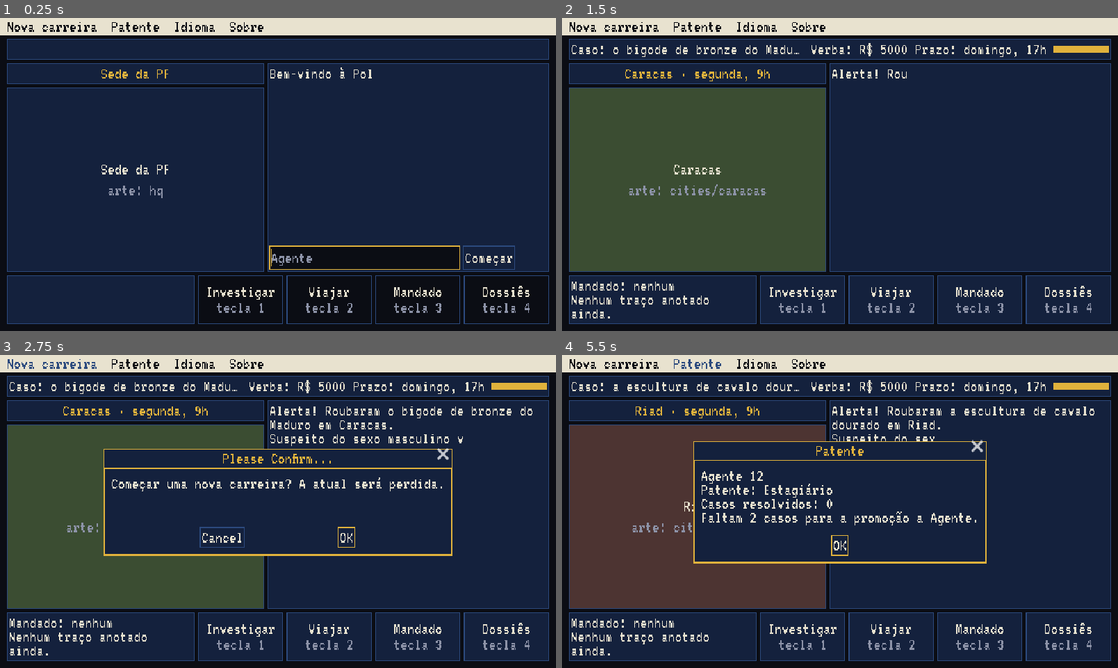
Above: before the commit, frames 1-4 (two rows, left to right).
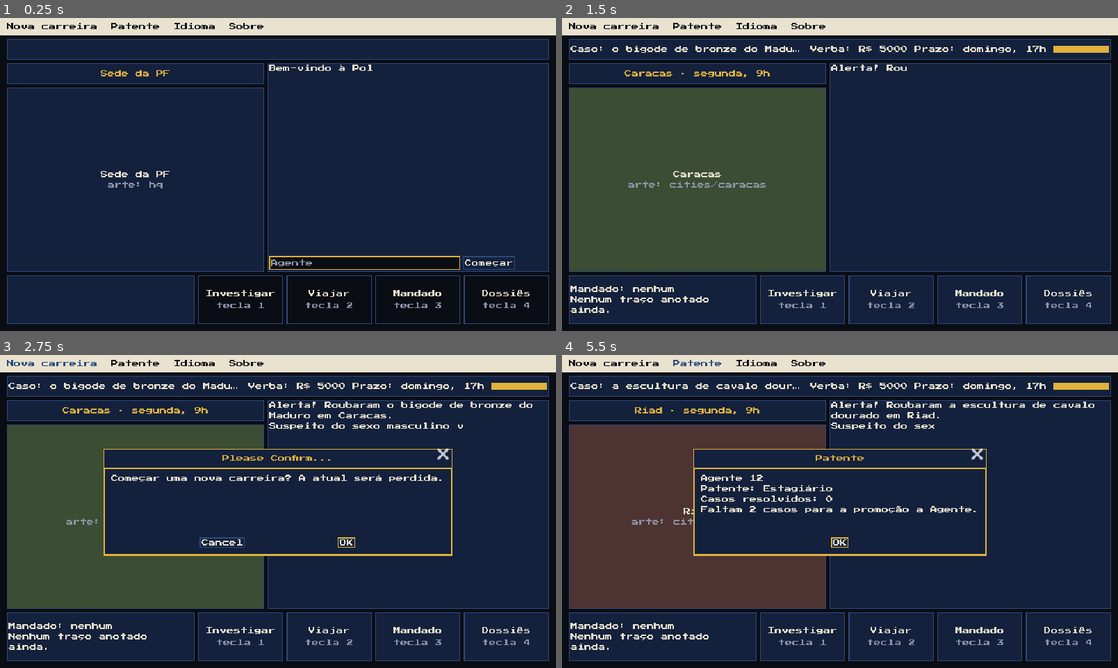
Above: after the commit, the same moments.

Repository: diegommelo/carmen
Game: Godot game, scene res://ui/main.tscn
Two runs of this game, one before a commit and one after it. Both use one fixed random seed, a clock stepped at 60 frames per second and the inputs below.
Inputs (mouse positions are in pixels of both pictures, inside the frame that each line leads up to):
- Up to frame 1 (0.25 s): no input
- Up to frame 2 (1.5 s): click (928, 259) at 0.52 s; type "12" at 0.6 s; click "Começar" at 1.25 s
- Up to frame 3 (2.75 s): click "Nova carreira" at 2 s
- Up to frame 4 (5.5 s): click "OK" at 2.75 s; click (928, 596) at 3.52 s; type "12" at 3.6 s; click "Começar" at 4.25 s; click "Patente" at 5 s

The runs differ from the first frame. In frame 1, 3.3% of the frame differs, in the area x 1-96%, y 1-95%; in frame 2, 3.1%; in frame 3, 5.1%; in frame 4, 7.4%, in the area x 1-96%, y 1-96%.

Commit message:
Switch the UI font to Press Start 2P
diego picked Press Start 2P over VT323 after comparing four OFL pixel fonts
on the city screen: it reads best at 640x360 and fits a whole city
description plus a clue in the text panel without scrolling. It is crisp
at 8 px, so lines get 4 px of extra spacing instead of the negative
spacing VT323 needed.

Co-Authored-By: Claude Opus 5.5 <noreply@anthropic.com>

Diff:
--- a/game/i18n/ui.csv
+++ b/game/i18n/ui.csv
@@ -52,8 +52,8 @@
 MENU_LANGUAGE,Language,Idioma
 MENU_ABOUT,About,Sobre
 ABOUT_TEXT,"Where in the World is Bolsonaro Family: a parody of the detective games of the 90s, made in Godot.
-Font: VT323 (SIL Open Font License).","Where in the World is Bolsonaro Family: uma paródia dos jogos de detetive dos anos 90, feita em Godot.
-Fonte: VT323 (SIL Open Font License)."
+Font: Press Start 2P (SIL Open Font License).","Where in the World is Bolsonaro Family: uma paródia dos jogos de detetive dos anos 90, feita em Godot.
+Fonte: Press Start 2P (SIL Open Font License)."
 RANK_INFO,"Agent %s
 Rank: %s
 Cases solved: %d","Agente %s
--- a/game/ui/game_frame.gd
+++ b/game/ui/game_frame.gd
@@ -145,7 +145,7 @@
 		var labels := VBoxContainer.new()
 		labels.set_anchors_preset(Control.PRESET_FULL_RECT)
 		labels.alignment = BoxContainer.ALIGNMENT_CENTER
-		labels.add_theme_constant_override("separation", -2)
+		labels.add_theme_constant_override("separation", 6)
 		labels.mouse_filter = Control.MOUSE_FILTER_IGNORE
 		b.add_child(labels)
 		_verb_names.append(_label(Palette.TEXT, HORIZONTAL_ALIGNMENT_CENTER))
--- a/game/ui/theme/pf_theme.gd
+++ b/game/ui/theme/pf_theme.gd
@@ -1,11 +1,13 @@
 class_name PfTheme
 extends RefCounted
-## Tema de terminal da PF: a fonte bitmap VT323, molduras de 1 px e as cores de Palette.
-## A VT323 só fica nítida no tamanho 20 (múltiplos dele também servem); ela foi importada
-## sem antialiasing, sem hinting e sem posição subpixel (ver o .import).
+## Tema de terminal da PF: a fonte bitmap Press Start 2P, molduras de 1 px e as cores de
+## Palette. A fonte só fica nítida em 8 px (ou múltiplos); ela foi importada sem
+## antialiasing, sem hinting e sem posição subpixel (ver o .import).
 
-const FONT_PATH := "res://ui/theme/fonts/vt323-latin-400-normal.woff2"
-const FONT_SIZE := 20
+const FONT_PATH := "res://ui/theme/fonts/press-start-2p-latin-400-normal.woff2"
+const FONT_SIZE := 8
+## Espaço extra entre linhas: os glifos ocupam a altura toda da fonte.
+const LINE_GAP := 4
 
 
 static func box(bg: Color, border: Color, margin: int = 4) -> StyleBoxFlat:
@@ -23,7 +25,7 @@
 	t.default_font = load(FONT_PATH)
 	t.default_font_size = FONT_SIZE
 	t.set_color("font_color", "Label", Palette.TEXT)
-	t.set_constant("line_spacing", "Label", -4)
+	t.set_constant("line_spacing", "Label", LINE_GAP)
 	_text(t)
 	_panels(t)
 	_buttons(t)
@@ -35,7 +37,7 @@
 
 static func _text(t: Theme) -> void:
 	t.set_color("default_color", "RichTextLabel", Palette.TEXT)
-	t.set_constant("line_separation", "RichTextLabel", -4)
+	t.set_constant("line_separation", "RichTextLabel", LINE_GAP)
 	t.set_stylebox("normal", "RichTextLabel", StyleBoxEmpty.new())
 	t.set_stylebox("focus", "RichTextLabel", StyleBoxEmpty.new())
 	t.set_stylebox("scroll", "VScrollBar", box(Palette.INK, Palette.INK, 0))
@@ -101,6 +103,5 @@
 		border.set_expand_margin_all(1)
 		border.expand_margin_top = 22
 		t.set_stylebox(state, "Window", border)
-	t.set_font_size("title_font_size", "Window", FONT_SIZE)
 	t.set_color("title_color", "Window", Palette.HIGHLIGHT)
 	t.set_constant("title_height", "Window", 22)
Not shown, changed: game/ui/theme/fonts/PressStart2P-OFL.txt
Binary file added: game/ui/theme/fonts/press-start-2p-latin-400-normal.woff2
Not shown, changed: game/ui/theme/fonts/press-start-2p-latin-400-normal.woff2.import
Binary file removed: game/ui/theme/fonts/vt323-latin-400-normal.woff2
Not shown, changed: README.md
